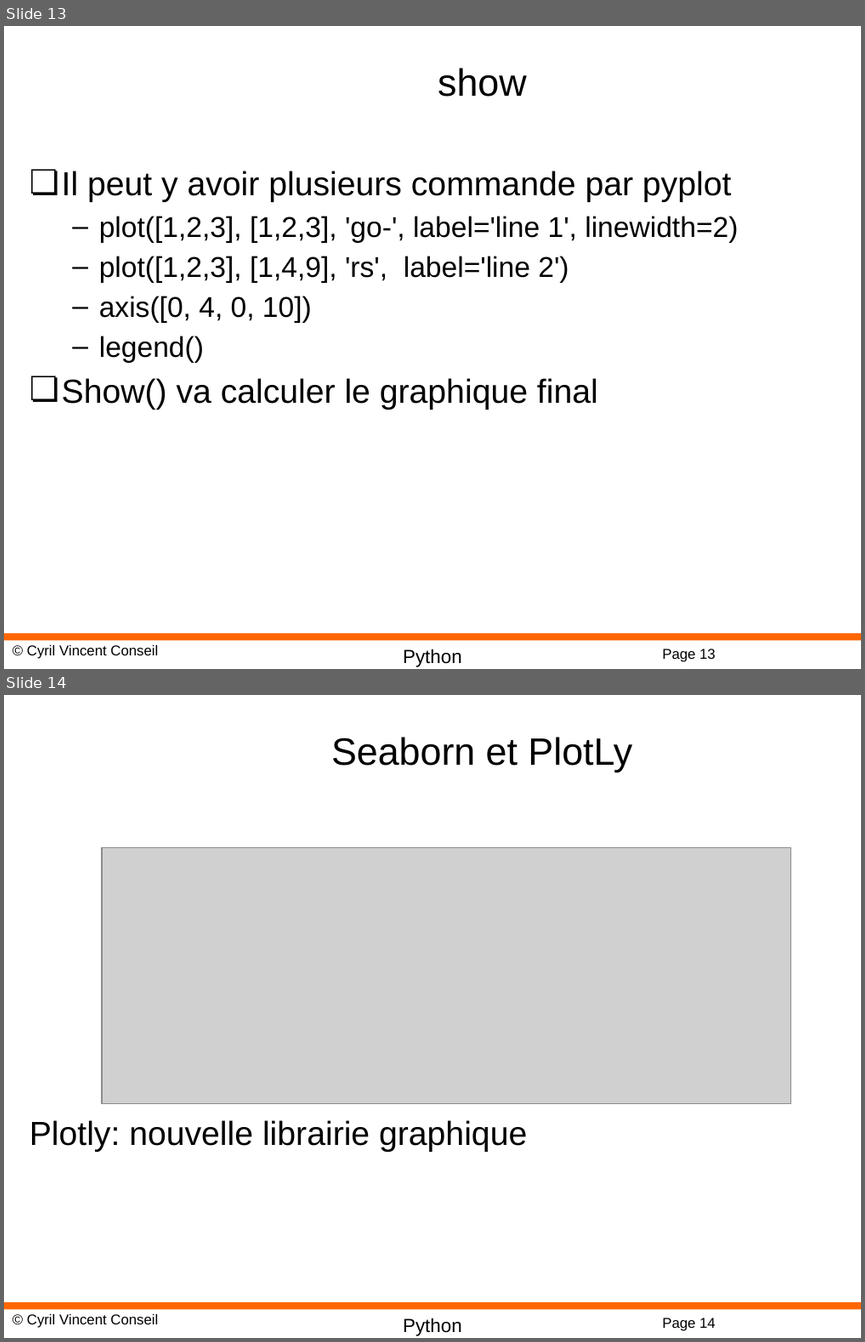
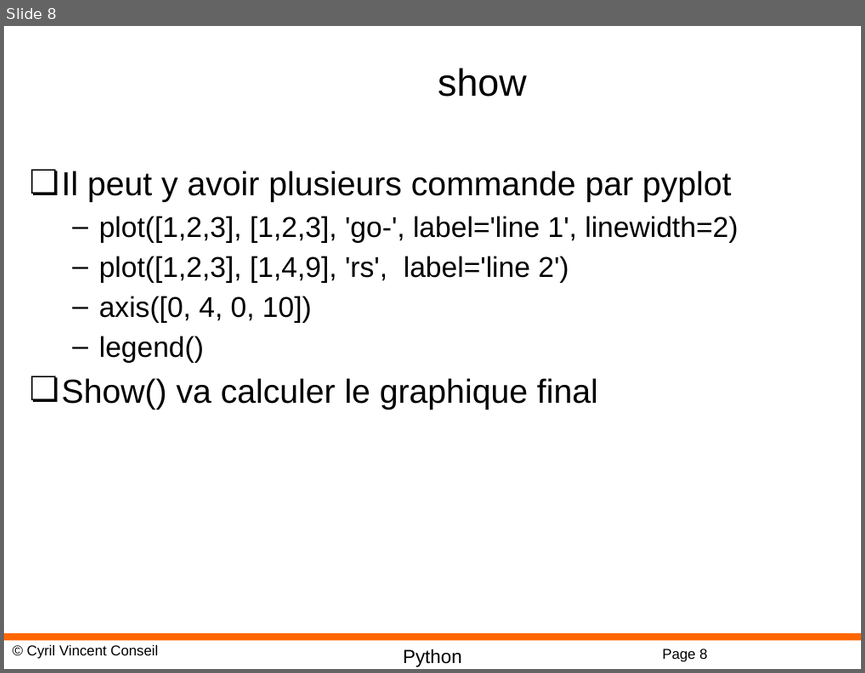
Before and after one commit to cyrilvincent/python-advanced, a slide deck: PPT/DataScience06-MatPlotLib.pptx. Shown one above the other, each under a label of ours: slides 13 and 14 before the commit, slide 8 after it. The pictures are 865x1342 and 865x673 pixels, drawn with LibreOffice and Linux fonts; fonts in the diff are those of the drawing; grey boxes stand for pictures; background and template pictures are left out. Boxes give left, top, right and bottom in pixels: in the first picture for what was removed or moved away, otherwise in the second. Text is boxed around its words. In the diff, an @@ line names an element or a change of style, - is before the commit and + after.

```diff
--- a/PPT/DataScience06-MatPlotLib.pptx
+++ b/PPT/DataScience06-MatPlotLib.pptx
@@ slide 14 removed at bbox=[4, 695, 861, 1338], background #FFFFFF; not listed: 4 template elements that a slide beside it also shows @@
@@ title removed at bbox=[331, 737, 632, 772] @@
-Seaborn et PlotLy
@@ picture removed at bbox=[102, 847, 790, 1104] @@
@@ text removed at bbox=[30, 1120, 527, 1151] @@
-Plotly: nouvelle librairie graphique
@@ what was slide 13 is now slide 8 @@
@@ page number at bbox=[662, 648, 707, 662]: text changed @@
-Page 13
+Page 8
```
Also in this commit, not shown: 5 other slides removed, 4 other files.
